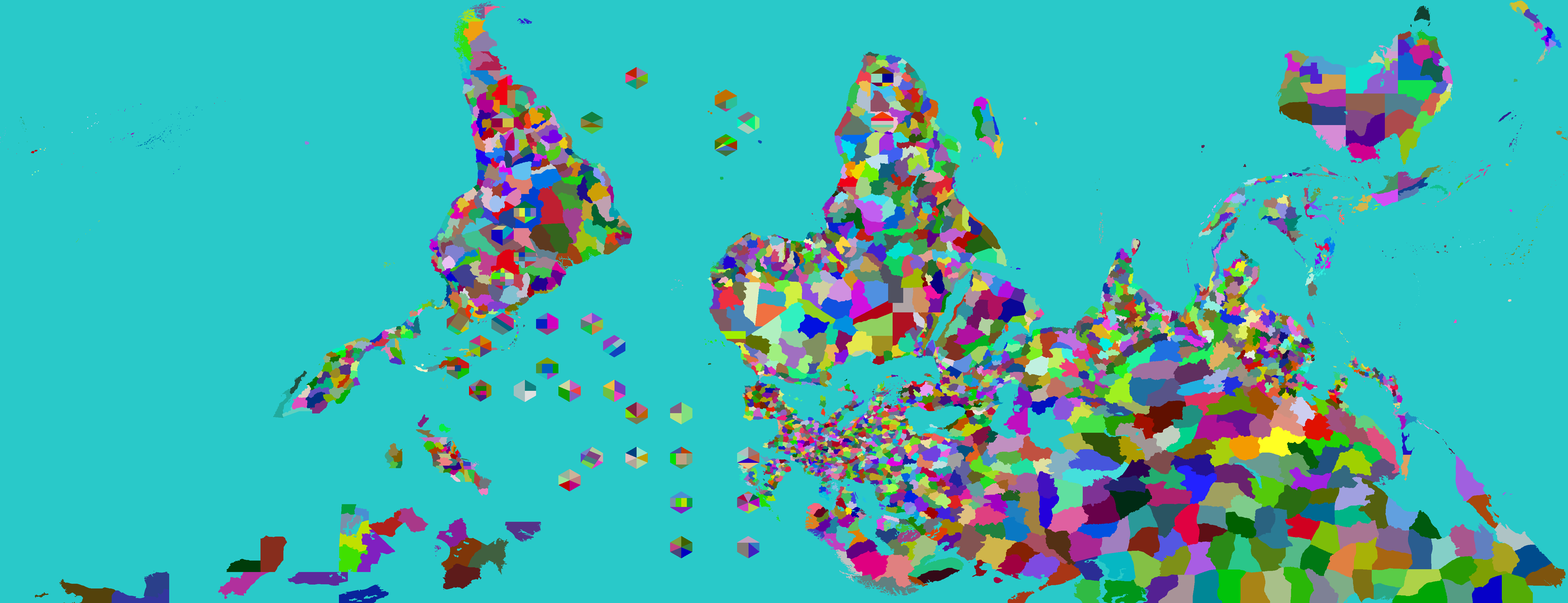
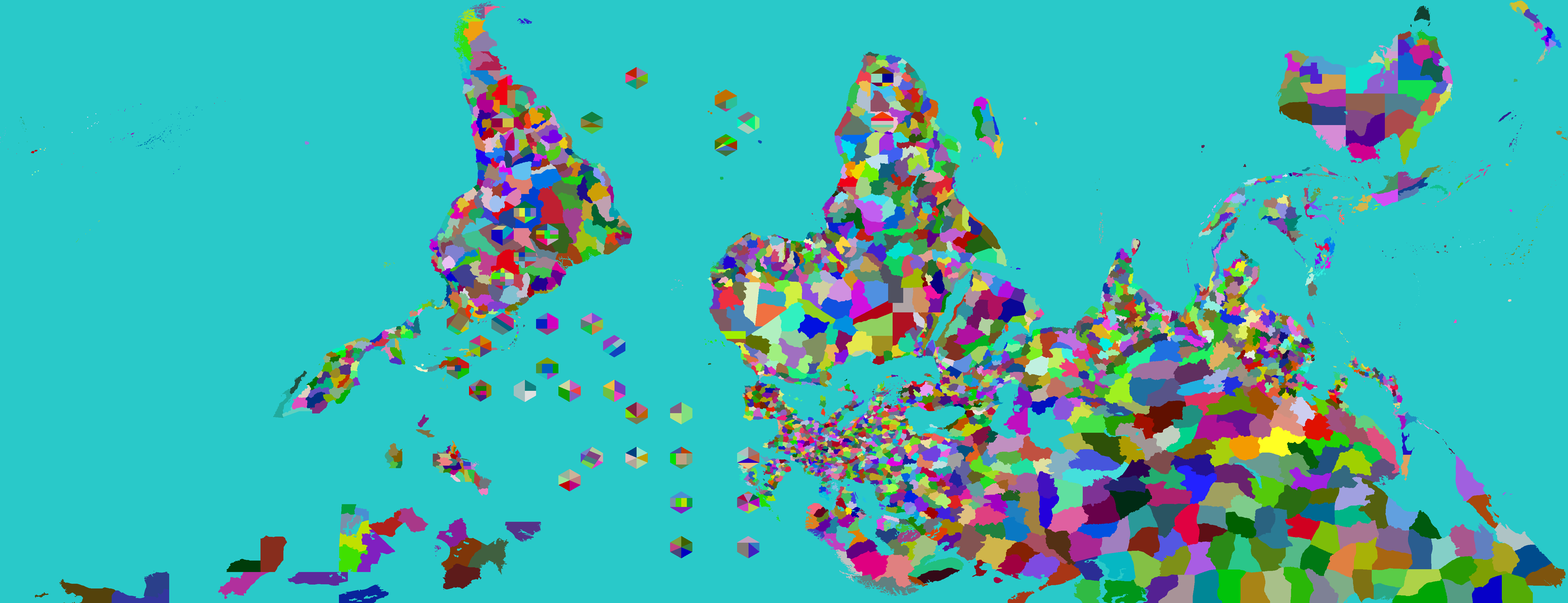
Comparing the layer stacks of the two 1568x603 images. Changes:
painted on "Provinces" over 419, 223, 559, 459
